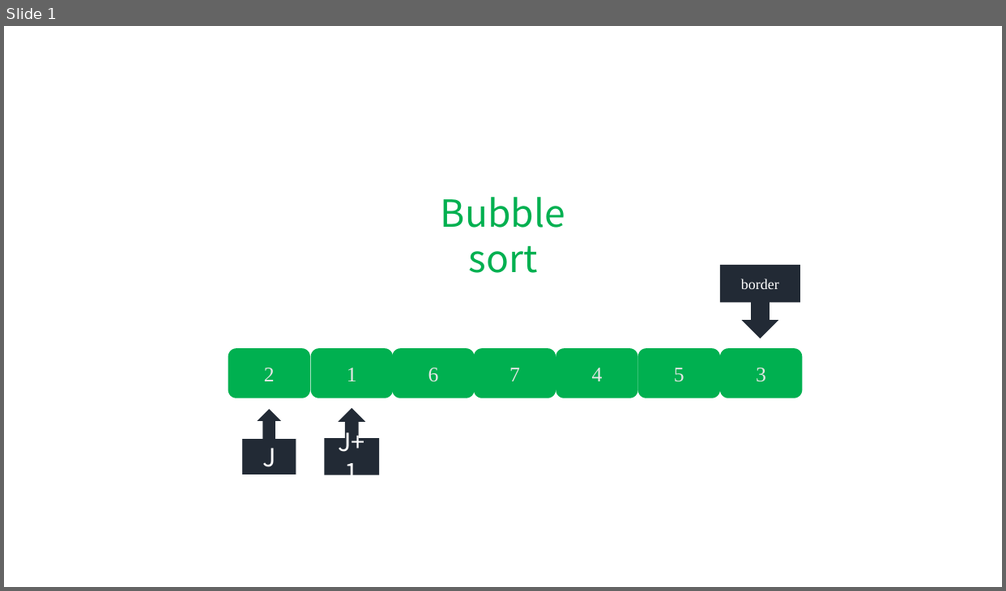
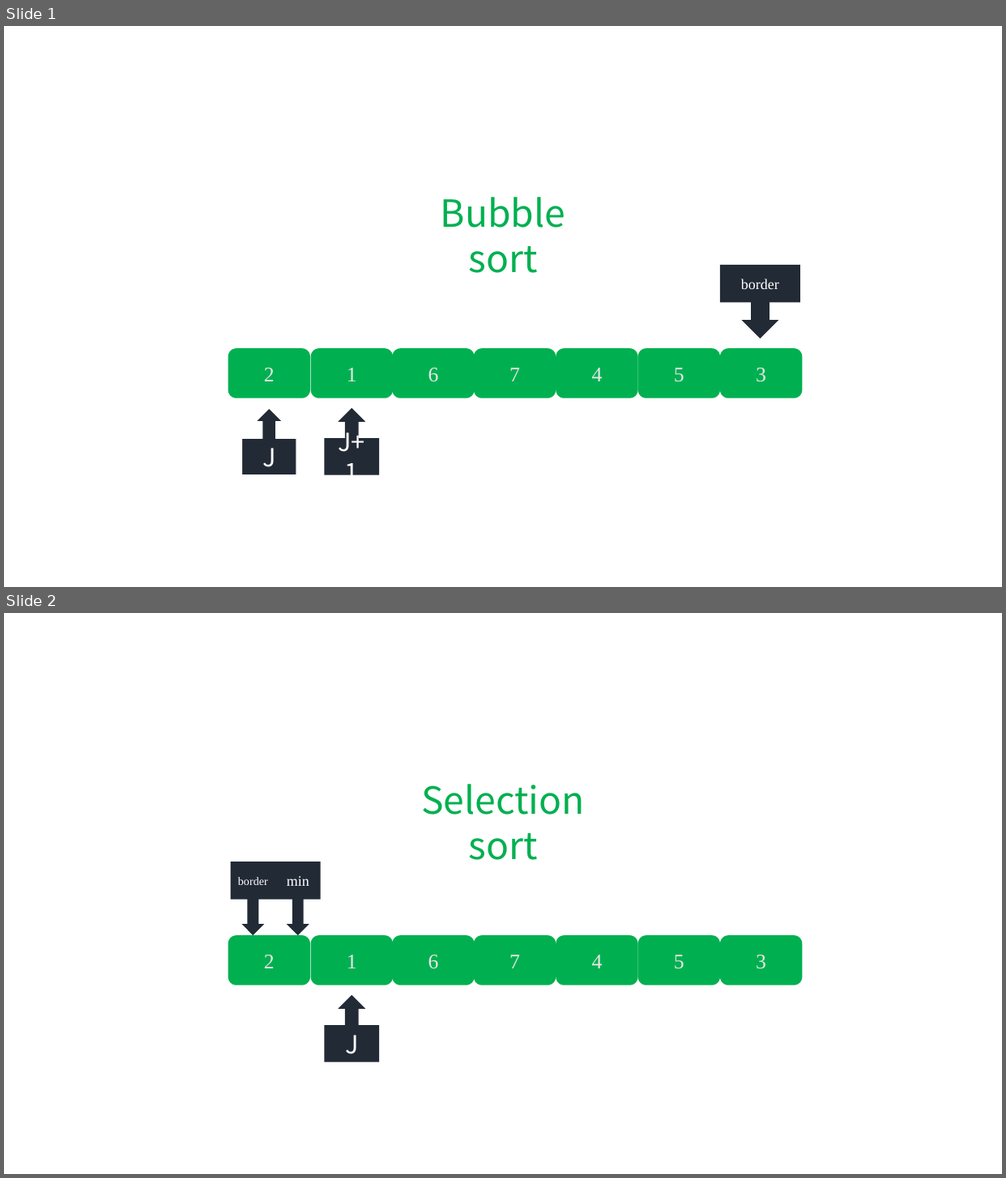
Before and after one commit to grayondream/algorithm-forth, a slide deck: ppt/sort.pptx. Shown one above the other, each under a label of ours: slide 1 before the commit, slides 1 and 2 after it. The pictures are 1006x591 and 1006x1178 pixels, drawn with LibreOffice and Linux fonts; fonts in the diff are those of the drawing. Boxes give left, top, right and bottom in pixels: in the first picture for what was removed or moved away, otherwise in the second. Text is boxed around its words. In the diff, an @@ line names an element or a change of style, - is before the commit and + after.

Commit message:
selection sort md

```diff
--- a/ppt/sort.pptx
+++ b/ppt/sort.pptx
@@ slide 2 added at (x1=4, y1=613, x2=1002, y2=1174), background #FFFFFF @@
@@ text added at (x1=421, y1=784, x2=584, y2=860), 36 pt, text #00B050 @@
+Selection sort
@@ down arrow callout added at (x1=231, y1=862, x2=275, y2=935), fill #222A35, 11 pt, text #FFFFFF @@
+border
@@ down arrow callout added at (x1=275, y1=862, x2=321, y2=935), fill #222A35, 14 pt, text #FFFFFF @@
+min
@@ rounded rectangle added at (x1=228, y1=935, x2=310, y2=986), fill #00B050, 20 pt, text #E7E6E6 @@
+2
@@ rounded rectangle added at (x1=311, y1=935, x2=394, y2=986), fill #00B050, 20 pt, text #E7E6E6 @@
+1
@@ rounded rectangle added at (x1=393, y1=935, x2=475, y2=986), fill #00B050, 20 pt, text #E7E6E6 @@
+6
@@ rounded rectangle added at (x1=474, y1=935, x2=556, y2=986), fill #00B050, 20 pt, text #E7E6E6 @@
+7
@@ rounded rectangle added at (x1=556, y1=935, x2=638, y2=986), fill #00B050, 20 pt, text #E7E6E6 @@
+4
@@ rounded rectangle added at (x1=638, y1=935, x2=720, y2=986), fill #00B050, 20 pt, text #E7E6E6 @@
+5
@@ rounded rectangle added at (x1=720, y1=935, x2=803, y2=986), fill #00B050, 20 pt, text #E7E6E6 @@
+3
@@ up arrow callout added at (x1=325, y1=995, x2=379, y2=1063), fill #222A35, 24 pt, text #FFFFFF @@
+J
```
Also in this commit, not shown: 16 other files.
